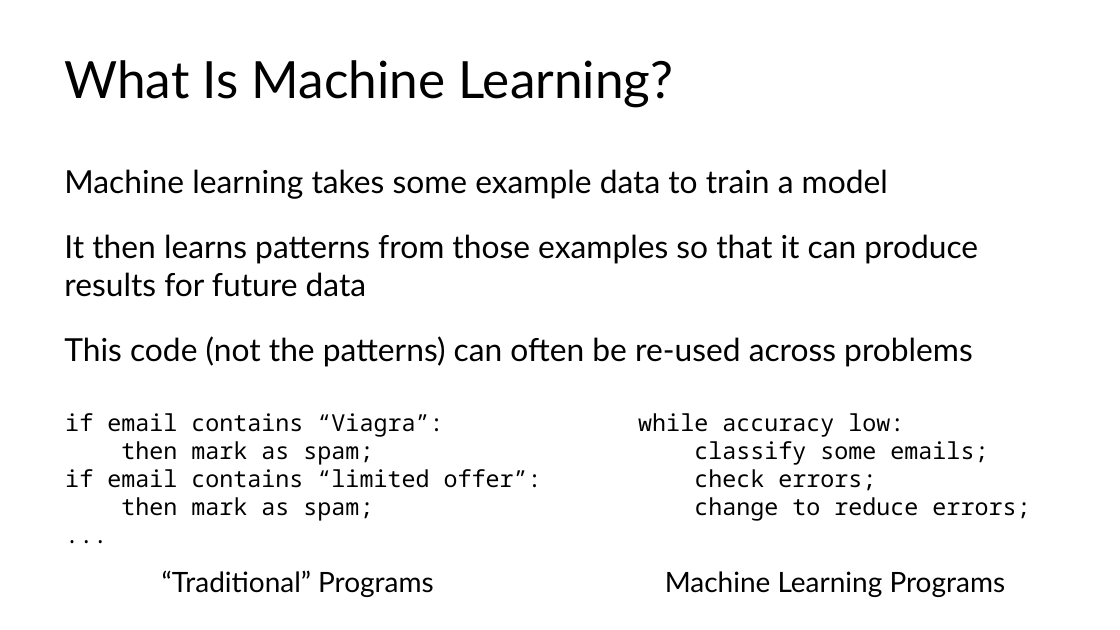
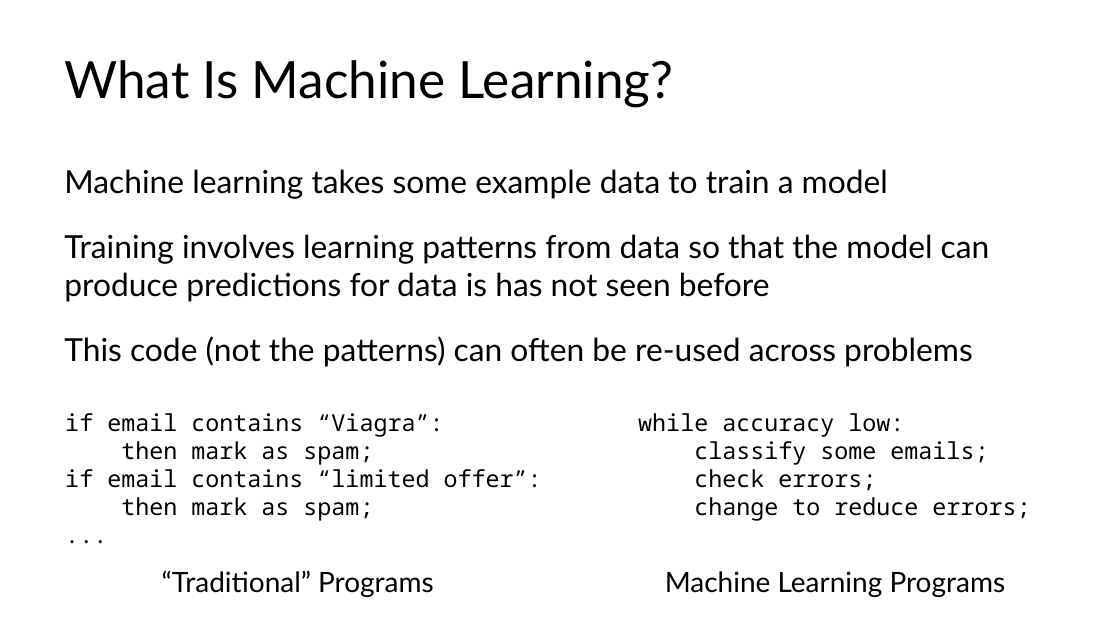
Before and after one commit to C4M-UofT/C4M-UofT.github.io, a slide deck: slide 3 of lectures/winter/6_ml_workflow/MachineLearning_tutorial.pptx. Drawn at 1120x630 pixels with LibreOffice and Linux fonts; fonts in the diff are those of the drawing. Boxes give left, top, right and bottom in pixels: in the first picture for what was removed or moved away, otherwise in the second. Text is boxed around its words. In the diff, an @@ line names an element or a change of style, - is before the commit and + after.

```diff
--- a/lectures/winter/6_ml_workflow/MachineLearning_tutorial.pptx
+++ b/lectures/winter/6_ml_workflow/MachineLearning_tutorial.pptx
@@ text at bbox=[64, 234, 990, 302]: text changed @@
-It then learns patterns from those examples so that it can produce results for future data
+Training involves learning patterns from data so that the model can produce predictions for data is has not seen before
```
Also in this commit, not shown: 16 other slides changed, 9 slides added, 5 slides removed, 8 other files.
